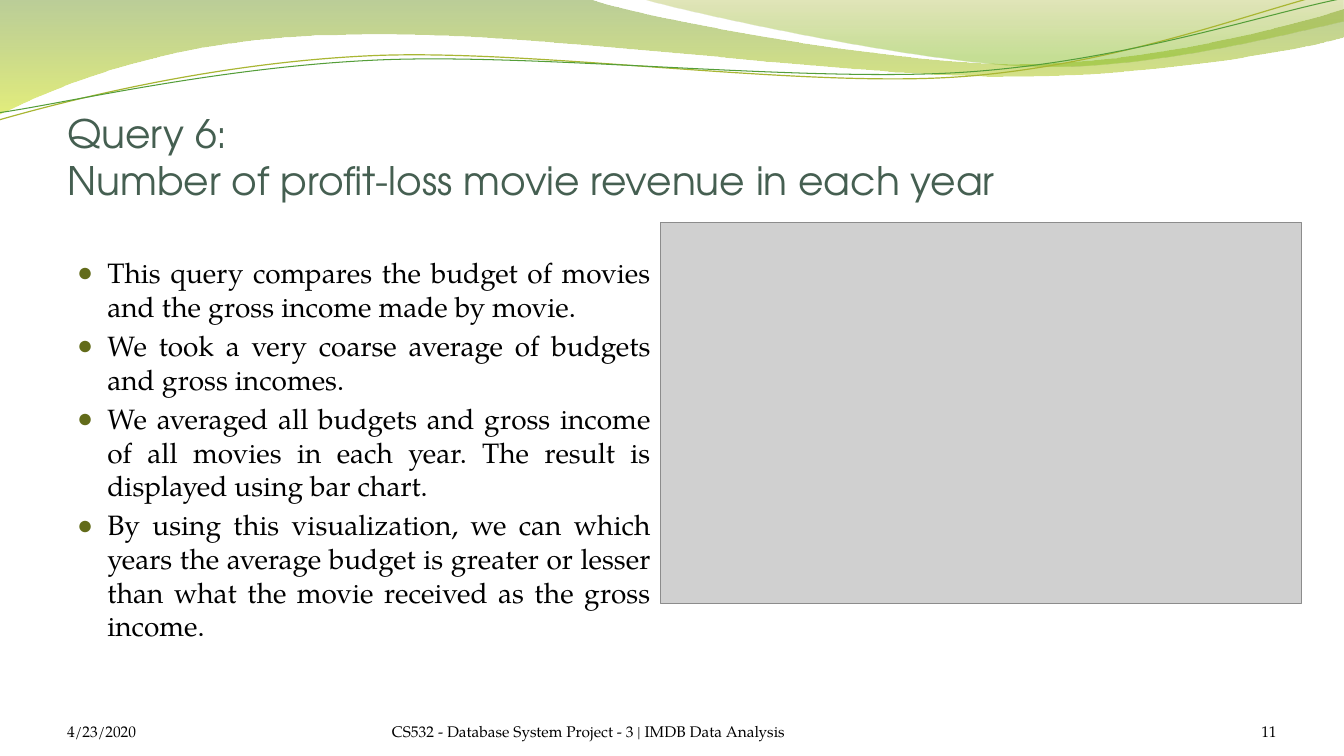
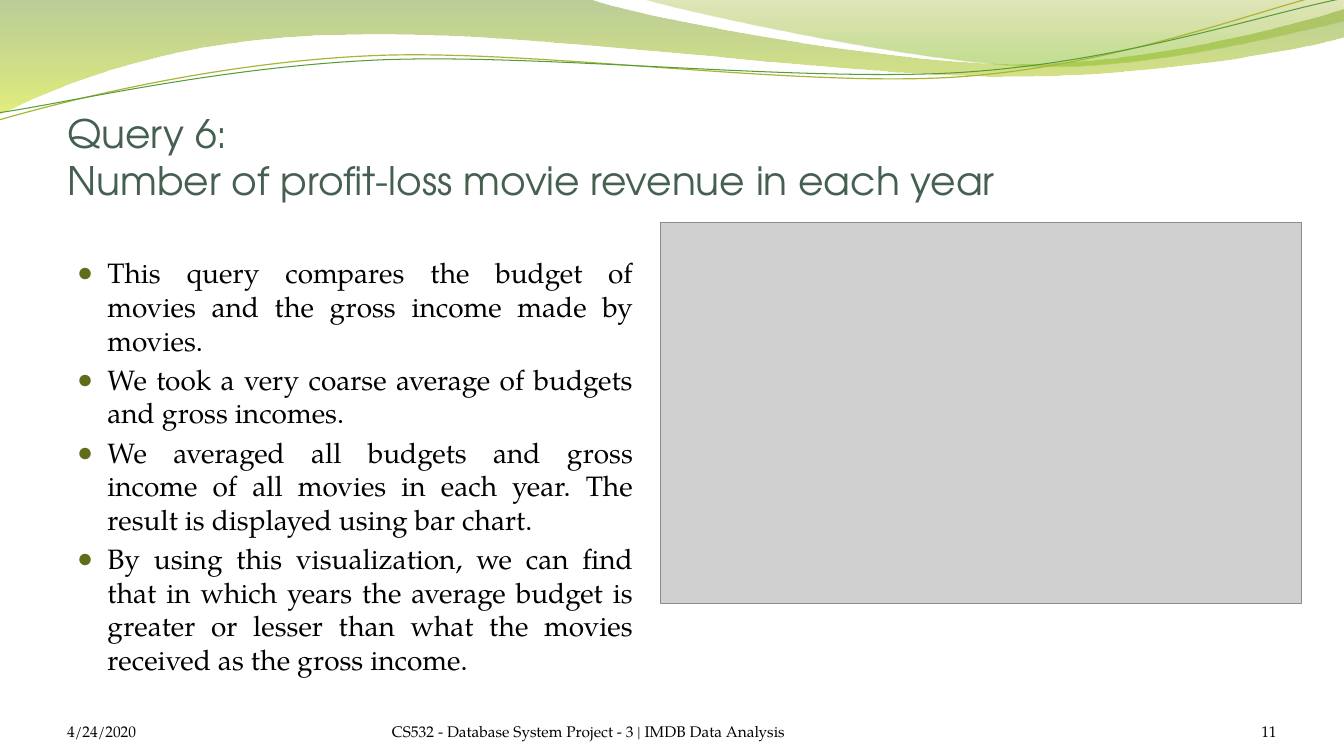
Before and after one commit to satrio-yudhoatmojo/CS532-Database-Systems-Spring-2020, a slide deck: slide 11 of Project-03/docs/saraf-yudhoatmojo_Presentation.pptx. Drawn at 1344x756 pixels with LibreOffice and Linux fonts; fonts in the diff are those of the drawing; grey boxes stand for pictures; background and template pictures are left out. Boxes give left, top, right and bottom in pixels: in the first picture for what was removed or moved away, otherwise in the second. Text is boxed around its words. In the diff, an @@ line names an element or a change of style, - is before the commit and + after.

```diff
--- a/Project-03/docs/saraf-yudhoatmojo_Presentation.pptx
+++ b/Project-03/docs/saraf-yudhoatmojo_Presentation.pptx
@@ text at [107, 262, 633, 352]: text changed @@
-● This query compares the budget of movies and the gross income made by movie.
+● This query compares the budget of movies and the gross income made by movies.
@@ text at [107, 548, 633, 678]: text changed @@
-● By using this visualization, we can which years the average budget is greater or lesser than what the movie received as the gross income.
+● By using this visualization, we can find that in which years the average budget is greater or lesser than what the movies received as the gross income.
@@ text at [67, 726, 136, 740]: text changed @@
-4/23/2020
+4/24/2020
```
Also in this commit, not shown: 13 other slides changed, 1 slide added.
